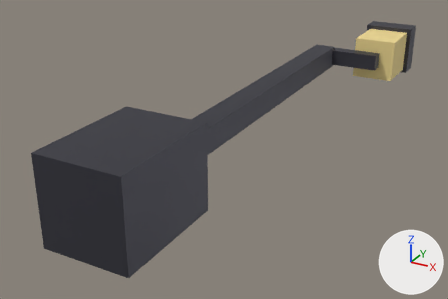
Two versions of the FBX model RutaSegura/Assets/_Project/Models/Props/SM_Farola_Colonial_GDL.fbx, one commit apart.
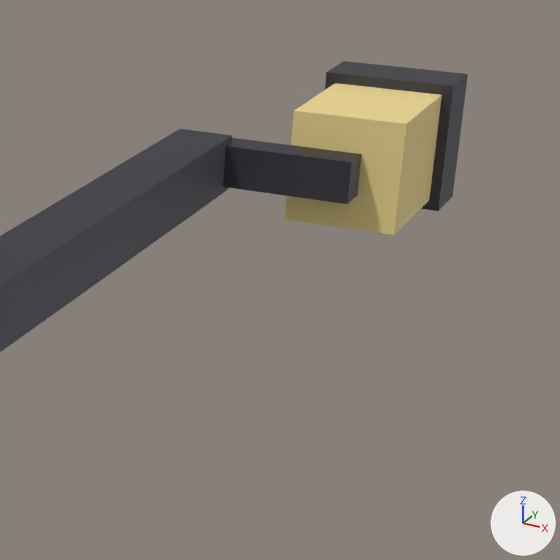
Old and new are each drawn whole from a 50 mm lens placed at (1.72, -1.8, 1.38), pointed at (-0.12, 1.55, -0.3) and again close up on the part from 57% to 100% of the width and 0% to 65% of the height. Every picture has the same lights, and +X, +Y and +Z are marked at lower right. The older version's two pictures come first.

The first close-up shows 'Base_Farola'.
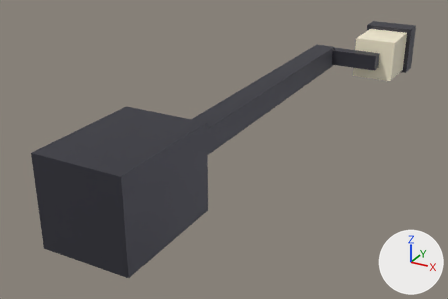
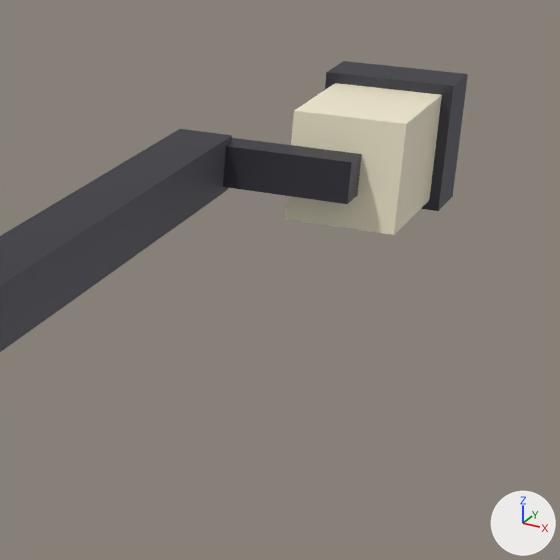
The newer file is also turned or shifted as a whole; pictures and numbers use the older file's frame.

Where the change shows, as pixel boxes (x1, y1, x2, y2) in the close-ups (560 x 560 px):
part 1 of me_cube, recoloured (yellow to pale yellow): (285, 83, 442, 235) in both

Diff of the bpy script that builds the scene:
```diff
--- a/RutaSegura/Assets/_Project/Models/Props/SM_Farola_Colonial_GDL.fbx.py
+++ b/RutaSegura/Assets/_Project/Models/Props/SM_Farola_Colonial_GDL.fbx.py
@@ mat_m_foco_luz @@
+mat_m_foco_luz = principled_material('M_Foco_Luz')
+mat_m_foco_luz.base_color = (1.0, 0.92, 0.7)  # pale yellow #fff6da
+mat_m_foco_luz.roughness = 0.3
@@ me_cube @@
 me_cube.from_pydata(...)  # 40 vertices, 30 faces; spans x -0.25..0.59, y 0.0..3.73, z -0.25..0.25
 # used by ob_base_farola; location = (0.0, 0.0, 0.0)
+# me_cube part 1: all 6 faces that had it switch from mat_m_muro_amarillocolonial (yellow #edd790) to mat_m_foco_luz (pale yellow #fff6da)
 me_cube.materials.append(mat_m_herreria_negra)
```
